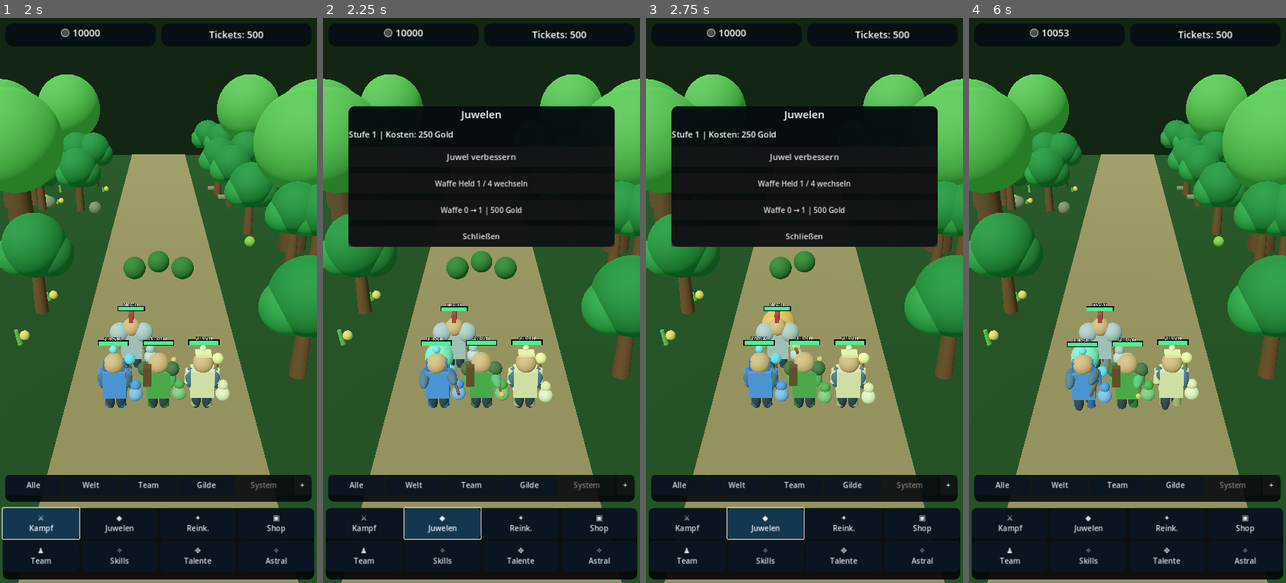
Above: before the commit, frames 1-4 (left to right).
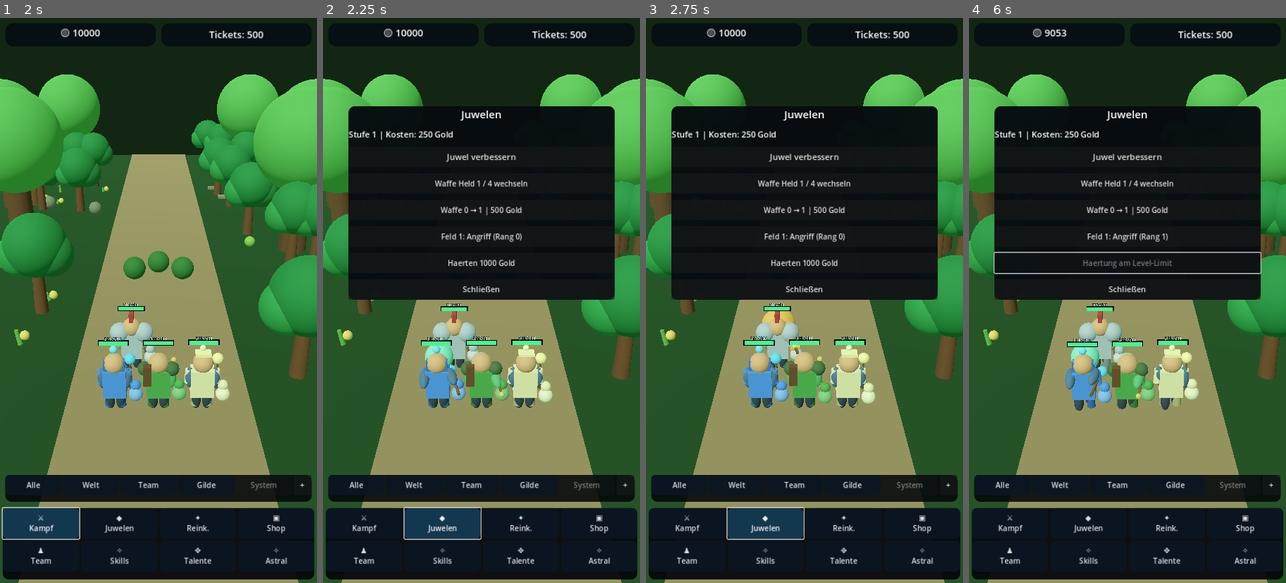
Above: after the commit, the same moments.

Repository: xynewageyx/TitanLegend
Game: Godot game, scene res://scenes/main.tscn
The game is run twice, just before and just after one commit, with the same random seed, the same clock (stepped at 60 frames per second) and the same inputs.
Inputs (mouse positions are in pixels of both pictures, inside the frame that each line leads up to):
- Up to frame 1 (2 s): click "System" at 0.5 s; click "⚔ Kampf" at 1.25 s
- Up to frame 2 (2.25 s): click "◆ Juwelen" at 2 s
- Up to frame 3 (2.75 s): no input
- Up to frame 4 (6 s): click (1127, 238) at 2.75 s, where only the run after the commit has a clickable "Feld 1: Angriff (Rang 0)"; click (1127, 238) at 3.5 s, where only the run after the commit has a clickable "Feld 2: Ruestung (Rang 0)"; click (1127, 238) at 4.25 s, where only the run after the commit has a clickable "Feld 3: Lebenspunkte (Rang 0)"; click (1127, 238) at 5 s, where only the run after the commit has a clickable "Feld 4: Krit-Schaden (Rang 0)"; click (1127, 260) at 5.75 s, where only the run after the commit has a clickable "Haerten 1000 Gold"

Frame 1 is identical in both runs. In frame 2, 8.1% of the frame differs, in the area x 8-92%, y 38-50%; in frame 3, 8.1%; in frame 4, 28%, in the area x 7-93%, y 1-50%.

Commit message:
Add touch-friendly hardening controls to existing equipment panel

Diff:
--- a/scripts/ui_manager.gd
+++ b/scripts/ui_manager.gd
@@ -31,6 +31,9 @@
 var weapon_hero_slot: int = 0
 var weapon_upgrade_button: Button
 var weapon_hero_button: Button
+var hardening_field: int = 0
+var hardening_select_button: Button
+var hardening_upgrade_button: Button
 var skin_shop_menu: Control
 
 func _ready() -> void:
@@ -253,6 +256,8 @@
  action_button = _make_button("Ausführen", modal, _on_action_pressed, 19)
  weapon_hero_button = _make_button("Held wechseln", modal, _next_weapon_hero, 17)
  weapon_upgrade_button = _make_button("Waffe verbessern", modal, _upgrade_current_weapon, 17)
+ hardening_select_button = _make_button("Haertungsfeld wechseln", modal, _next_hardening_field, 17)
+ hardening_upgrade_button = _make_button("Haerten", modal, _upgrade_current_hardening, 17)
  astral_shop_button = _make_button("Astralshop: 30 Marken → 10 Tickets", modal, _buy_astral_reward, 17)
  astral_shop_button.hide()
  _make_button("Schließen", modal, func(): action_panel.hide(), 18)
@@ -381,12 +386,19 @@
  astral_shop_button.visible = current_tab == "astral"
  weapon_hero_button.visible = current_tab == "jewels"
  weapon_upgrade_button.visible = current_tab == "jewels"
+ hardening_select_button.visible = current_tab == "jewels"
+ hardening_upgrade_button.visible = current_tab == "jewels"
  if current_tab == "jewels":
   weapon_hero_button.text = "Waffe Held %d / 4 wechseln" % (weapon_hero_slot + 1)
   var weapon_level: int = GameManager.weapon_levels[weapon_hero_slot]
   var weapon_cost: int = GameManager.weapon_upgrade_cost(weapon_hero_slot)
   weapon_upgrade_button.text = "Waffe %d → %d | %d Gold" % [weapon_level, weapon_level + 1, weapon_cost] if weapon_cost > 0 else "Waffe MAX"
   weapon_upgrade_button.disabled = weapon_cost <= 0 or GameManager.current_gold < weapon_cost
+  var hardening_level: int = int(GameManager.hardening_levels[weapon_hero_slot][hardening_field])
+  var hardening_cost: int = GameManager.hardening_upgrade_cost(weapon_hero_slot, hardening_field)
+  hardening_select_button.text = "Feld %d: %s (Rang %d)" % [hardening_field + 1, GameManager.HARDENING_NAMES[hardening_field], hardening_level]
+  hardening_upgrade_button.text = "Haerten %d Gold" % hardening_cost if hardening_cost > 0 else "Haertung am Level-Limit"
+  hardening_upgrade_button.disabled = hardening_cost <= 0 or GameManager.current_gold < hardening_cost
  if current_tab == "astral" and battle_manager != null:
   astral_shop_button.disabled = battle_manager.astral_marks < 30
  match current_tab:
@@ -419,6 +431,15 @@
   _append("System", "Waffe Held %d verbessert" % (weapon_hero_slot + 1))
  _refresh()
 
+func _next_hardening_field() -> void:
+ hardening_field = (hardening_field + 1) % 4
+ _refresh()
+
+func _upgrade_current_hardening() -> void:
+ if GameManager.upgrade_hardening(weapon_hero_slot, hardening_field):
+  _append("System", "Haertung fuer Held %d verbessert" % (weapon_hero_slot + 1))
+ _refresh()
+
 func _on_equipment_upgraded(_slot: int, _level: int) -> void:
  _refresh()
 
